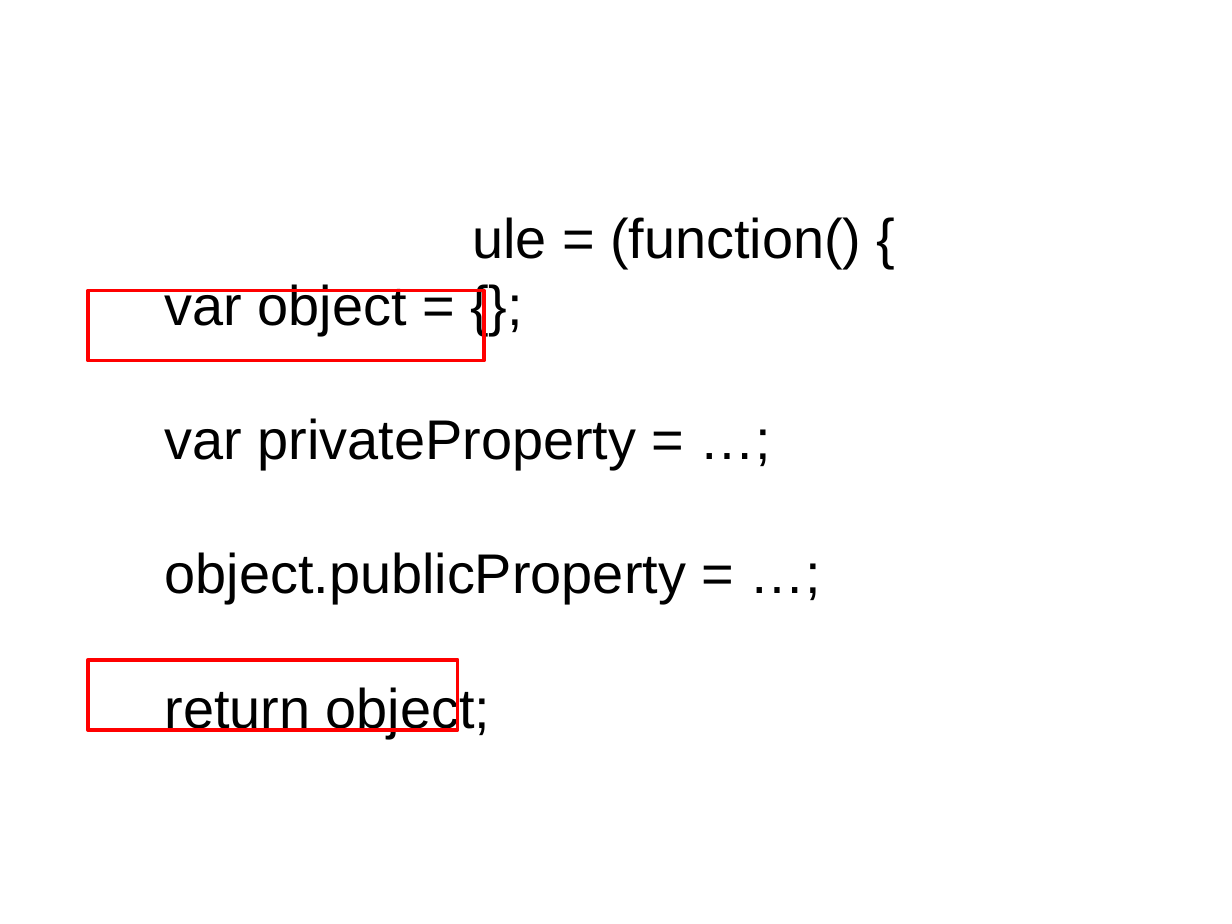
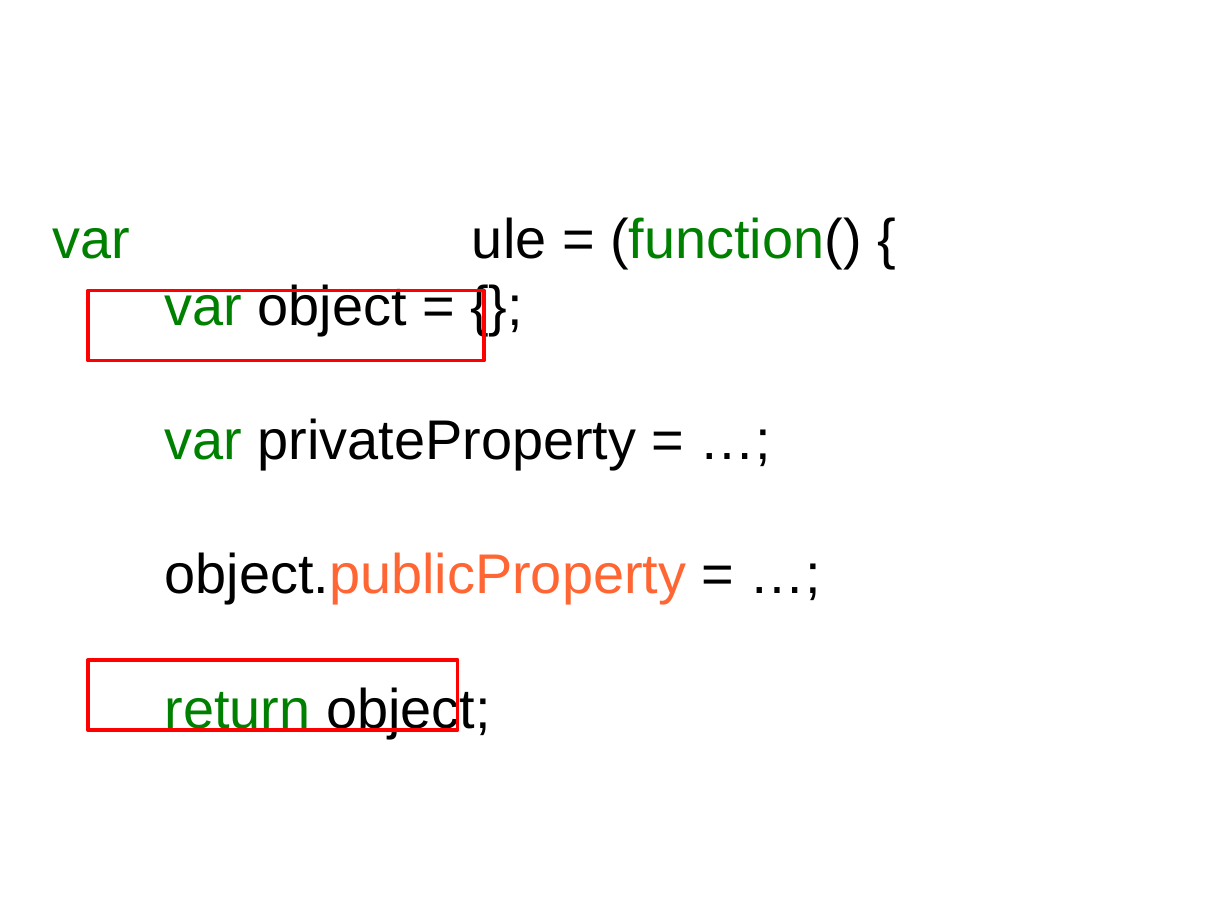
Before and after one commit to sattler/javascript-seminar-2015, a slide deck: slide 12 of presentation/Presentation.odp. Drawn at 1232x924 pixels with LibreOffice and Linux fonts; fonts in the diff are those of the drawing; background and template pictures are left out. Boxes give left, top, right and bottom in pixels: in the first picture for what was removed or moved away, otherwise in the second. Text is boxed around its words. In the diff, an @@ line names an element or a change of style, - is before the commit and + after.

```diff
--- a/presentation/Presentation.odp
+++ b/presentation/Presentation.odp
@@ text at (53, 217, 862, 737): text colour #FFFFFF to #008000 in "var"; text colour #000000 to #008000 in "(function()", "var", "var", "return"; text colour #000000 to #FF6633 in "object.publicProperty" @@
```
Also in this commit, not shown: 1 other slide changed, 1 slide added.
